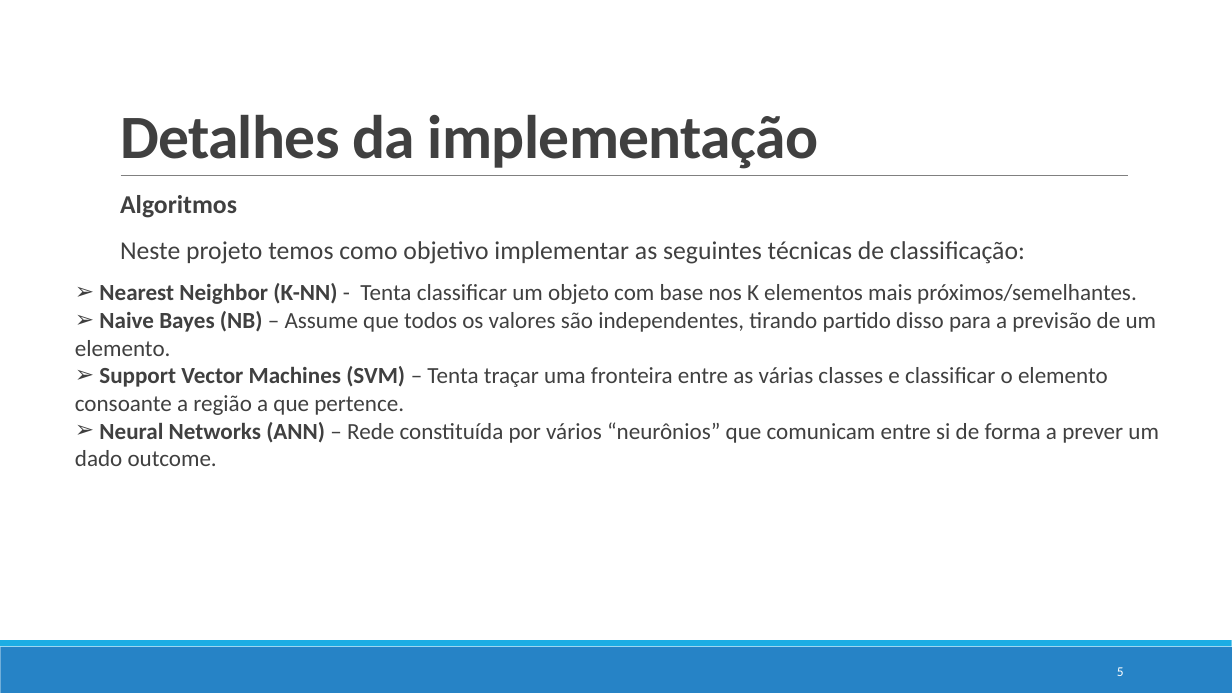
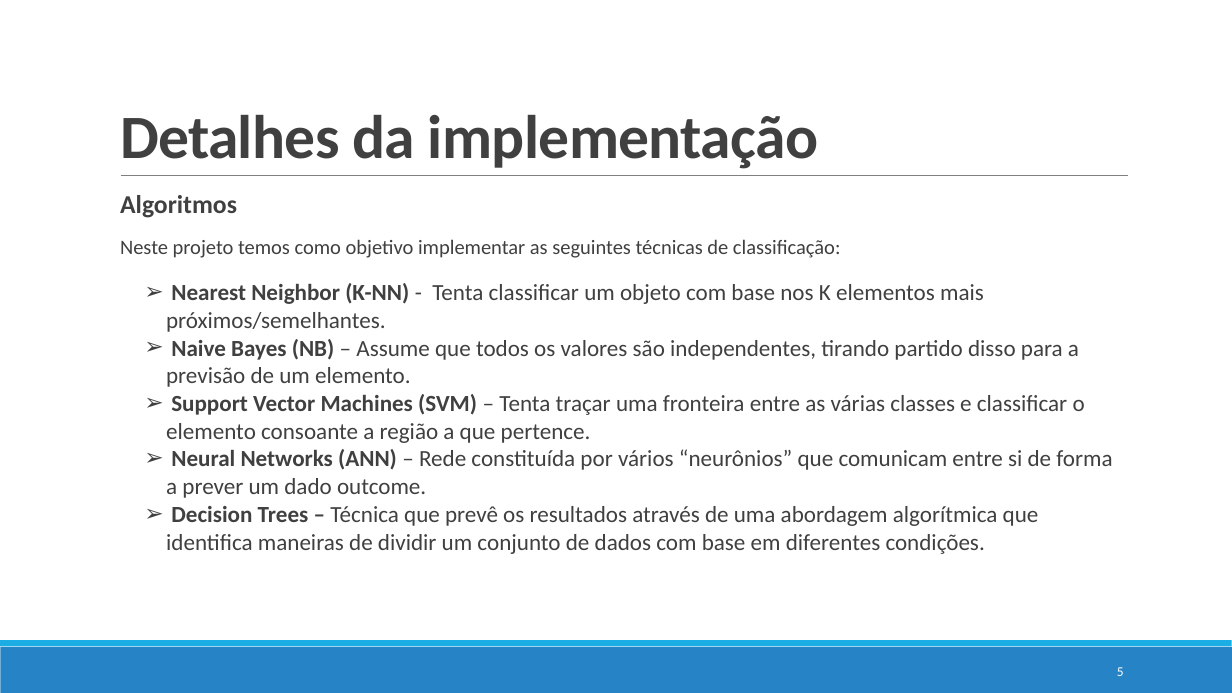
Before and after one commit to pedrovponte/IART-g39, a slide deck: slide 5 of proj2/docs/checkpoint.pptx. Drawn at 1232x693 pixels with LibreOffice and Linux fonts; fonts in the diff are those of the drawing. Boxes give left, top, right and bottom in pixels: in the first picture for what was removed or moved away, otherwise in the second. Text is boxed around its words. In the diff, an @@ line names an element or a change of style, - is before the commit and + after.

```diff
--- a/proj2/docs/checkpoint.pptx
+++ b/proj2/docs/checkpoint.pptx
@@ text at <box>120,239,841,258</box>: size 20 to 16 pt in "Neste projeto temos como objetivo implementar as ..." @@
@@ text "Nearest Neighbor (K-NN) - Tenta ...": place and size @@
-text "Nearest Neighbor (K-NN) - Tenta ..." at <box>75,283,1159,466</box>
+text "Nearest Neighbor (K-NN) - Tenta ..." at <box>166,283,1112,554</box>
@@ text at <box>166,283,1112,498</box>: list level 1 to 2 in "Nearest Neighbor (K-NN) - Tenta ..."; list level 1 to 2 in "Naive Bayes (NB) – Assume ..."; list level 1 to 2 in "Support Vector Machines (SVM) – ..."; list level 1 to 2 in "Neural Networks (ANN) – Rede ..." @@
@@ text at <box>166,506,1039,554</box>: paragraph added @@
+  ➢ Decision Trees – Técnica que prevê os resultados através de uma abordagem algorítmica que identifica maneiras de dividir um conjunto de dados com base em diferentes condições.
```
Also in this commit, not shown: 4 other slides changed.
